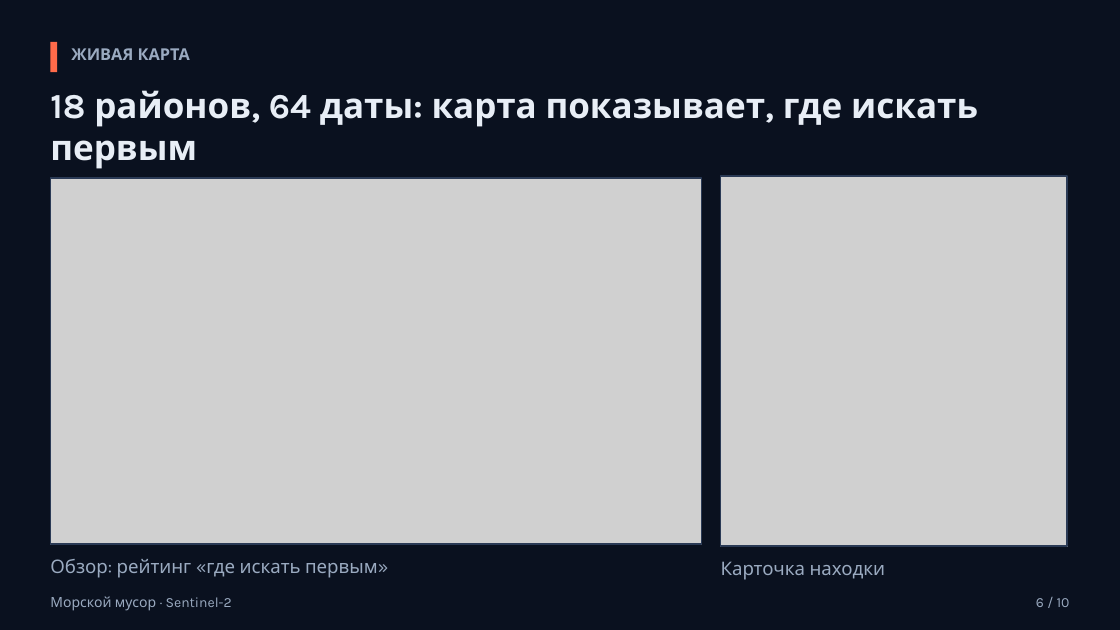
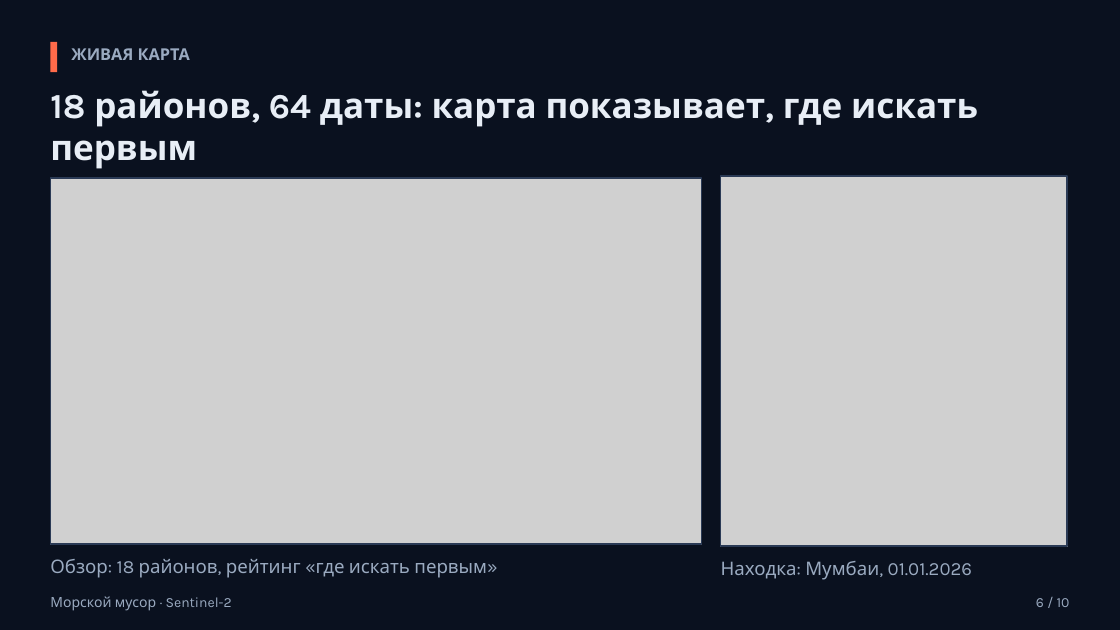
Before and after one commit to azama2t/final-cosmohack, a slide deck: slide 6 of reports/deck.pptx. Drawn at 1120x630 pixels with LibreOffice and Linux fonts; fonts in the diff are those of the drawing; grey boxes stand for pictures. Boxes give left, top, right and bottom in pixels: in the first picture for what was removed or moved away, otherwise in the second. Text is boxed around its words. In the diff, an @@ line names an element or a change of style, - is before the commit and + after.

Commit message:
docs: свежие кадры интерфейса, дека и речь по лучшему надёжному району (Мумбаи)

```diff
--- a/reports/deck.pptx
+++ b/reports/deck.pptx
@@ text at box(50, 559, 487, 578): text changed @@
-Обзор: рейтинг «где искать первым»
+Обзор: 18 районов, рейтинг «где искать первым»
@@ text at box(721, 561, 972, 580): text changed @@
-Карточка находки
+Находка: Мумбаи, 01.01.2026
```
Also in this commit, not shown: 4 other slides changed, 23 other files.
